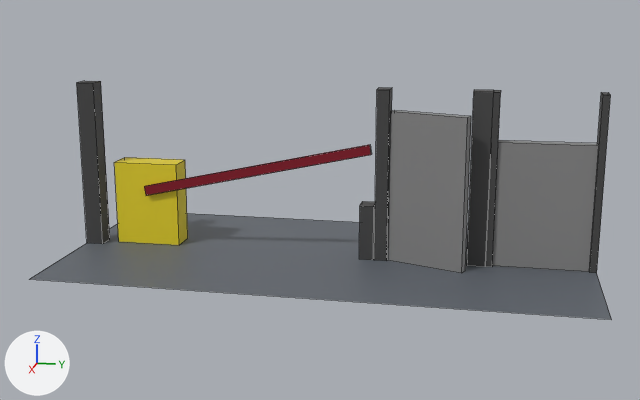
Renders of the Blender file Assets/Prefab/Buildings/OtherBuildings/Blend/kpp.blend from each side of a commit.
The view is the same before and after, from a 50 mm camera at (0.1881, 0.0807, 0.0517) aimed at (0.0266, 0.0484, 0.0113). The axes (+X, +Y, +Z) are drawn at lower left. The lights are the same throughout. Mesh edges are drawn as thin lines.

Names of what the first picture shows: 'Шлакб. КПП.001'.
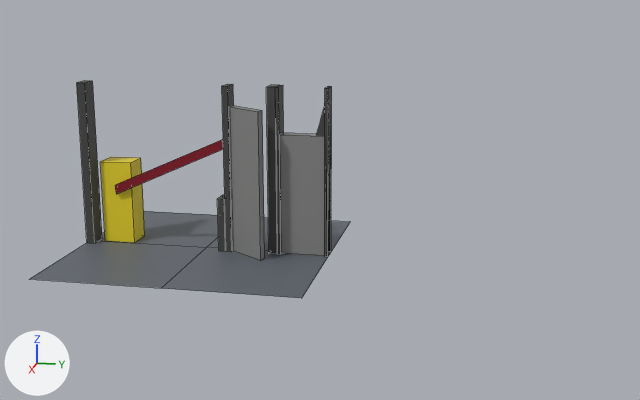
What the commit changed:
me_plane_033 is used by ob_шлакб__кпп_001; location (0.025, 0.025, 0.0).
me_plane_033 had 90 vertices, 45 faces and spanned x -0.025..0.025, y -0.025..0.075, z 0.0..0.0326.
me_plane_033 now has 95 vertices, 55 faces and spans x -0.025..0.025, y -0.025..0.025, z 0.0..0.0326.
me_plane_033 part 1: a new loose piece, a box spanning x -0.0056..-0.0004, y -0.022..-0.0155, z 0.0..0.0166, in mat_material_018 (yellow #e7d324).
me_plane_033 part 2: a new loose piece, a box spanning x -0.0017..0.0017, y 0.0031..0.0044, z 0.0..0.0106, in mat_material_016 (dark grey #454545).
me_plane_033 part 3: the loose piece of 8 vertices spanning x -0.0004..0.0004, y -0.0126..0.033, z 0.0102..0.022 is scaled about its middle by (1, 0.5, 1), then moved by (0.0, -0.0176, 0.0).
me_plane_033 part 4: a new loose piece, a box spanning x -0.0017..0.0017, y 0.0045..0.0057, z 0.0..0.0326, in mat_material_016 (dark grey #454545).
me_plane_033 part 5: a new loose piece, a box spanning x -0.0017..0.0017, y 0.0133..0.015, z 0.0..0.0326, in mat_material_016 (dark grey #454545).
me_plane_033 part 6: a new loose piece of 30 vertices spanning x -0.0017..0.0017, y 0.015..0.025, z 0.0001..0.0326.
me_plane_033 part 7: 6 loose pieces with 70 vertices, spanning x -0.0056..0.0064, y -0.019..0.075, z 0.0..0.0326, are deleted.
Part 8, on me_plane_033:
6 vertices are removed from x -0.025..0.025, y -0.0215..0.075, z 0.0..0.0326.
5 faces are deleted.
19 vertices are added at x -0.025..0.025, y -0.025..0.025, z 0.0..0.0326.
4 new faces join them, mat_material_020 (grey #636971).
5 new faces join them, mat_material_019 (grey #878787).
5 new faces join them, mat_material_016 (dark grey #454545).

Pixel boxes [x1, y1, x2, y2] of what changed, in the pictures (640 x 400 px; the box of a moved part takes in the faces that stretch with it):
'Шлакб. КПП.001', reshaped (45% narrower, 9% shorter): before [30, 81, 612, 320]; after [30, 81, 350, 298]
part 1 of me_plane_033, added (yellow): after [100, 157, 145, 242]
part 2 of me_plane_033, added: after [217, 195, 226, 251]
part 3 of me_plane_033, moved or reshaped: before [144, 144, 371, 196]; after [115, 139, 223, 194]
part 4 of me_plane_033, added: after [222, 84, 234, 251]
part 5 of me_plane_033, added: after [266, 85, 279, 254]
part 6 of me_plane_033, added: after [275, 85, 332, 257]
part 7 of me_plane_033, deleted: before [114, 87, 611, 273]
part 8 of me_plane_033, built on: before [30, 81, 612, 320]; after [30, 81, 350, 298]
